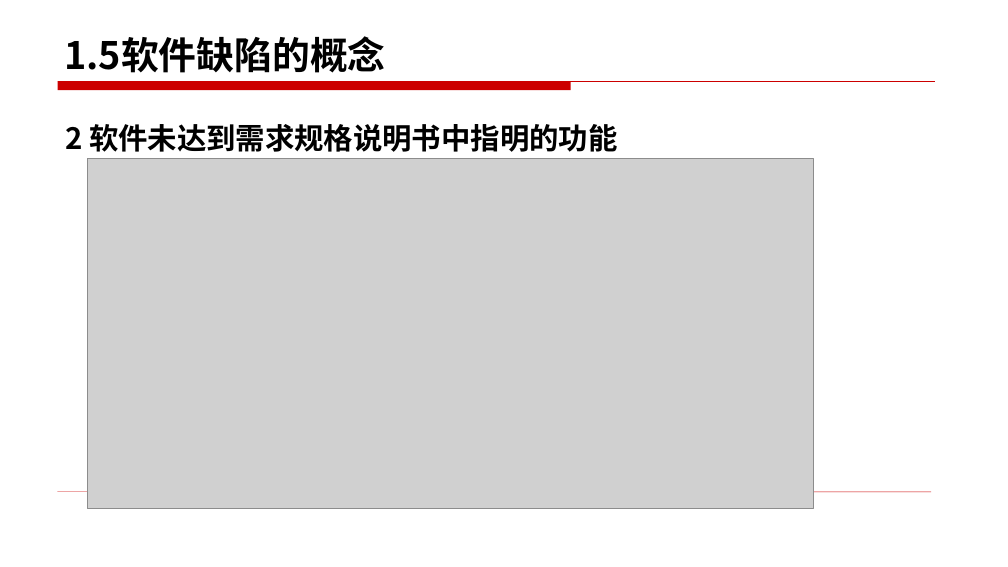
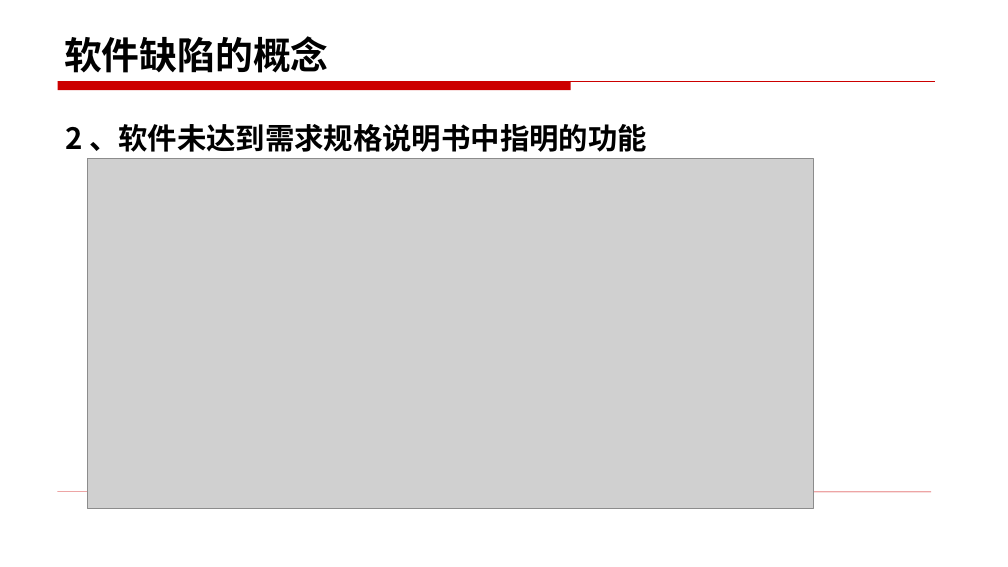
Before and after one commit to edu2act/course-foundation-software-tesing, a slide deck: slide 58 of materials/slides/1.1.pptx (slide 51 before the commit). Drawn at 1008x567 pixels with LibreOffice and Linux fonts; fonts in the diff are those of the drawing; grey boxes stand for pictures. Boxes give left, top, right and bottom in pixels: in the first picture for what was removed or moved away, otherwise in the second. Text is boxed around its words. In the diff, an @@ line names an element or a change of style, - is before the commit and + after.

```diff
--- a/materials/slides/1.1.pptx
+++ b/materials/slides/1.1.pptx
@@ title at bbox=[64, 36, 329, 73]: text changed @@
-1.5软件缺陷的概念
+软件缺陷的概念
@@ text at bbox=[65, 124, 647, 152]: text changed @@
-2 软件未达到需求规格说明书中指明的功能
+2 、软件未达到需求规格说明书中指明的功能
```
Also in this commit, not shown: 10 other slides changed, 12 slides added, 6 slides removed, 18 other files.
